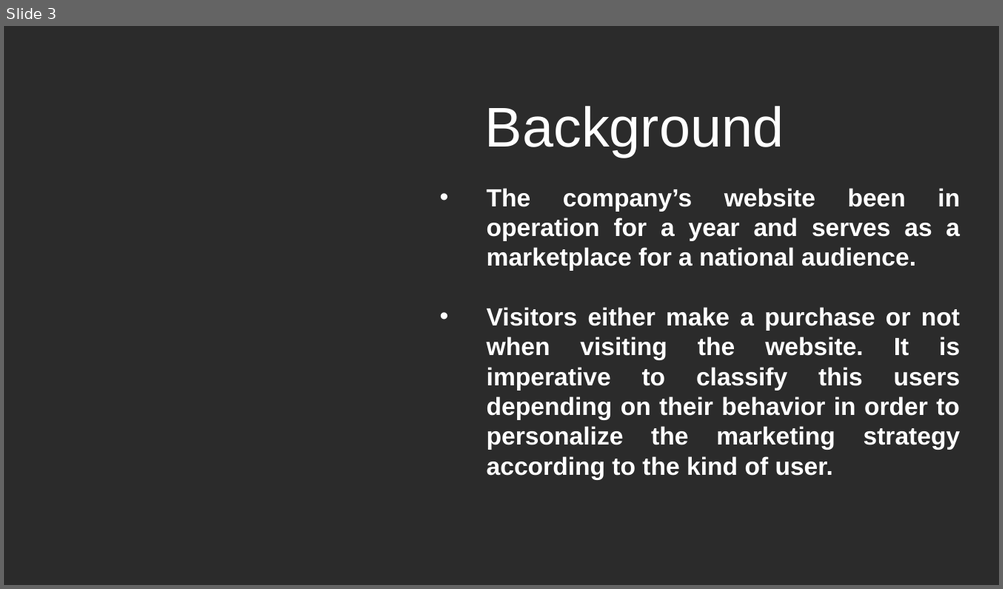
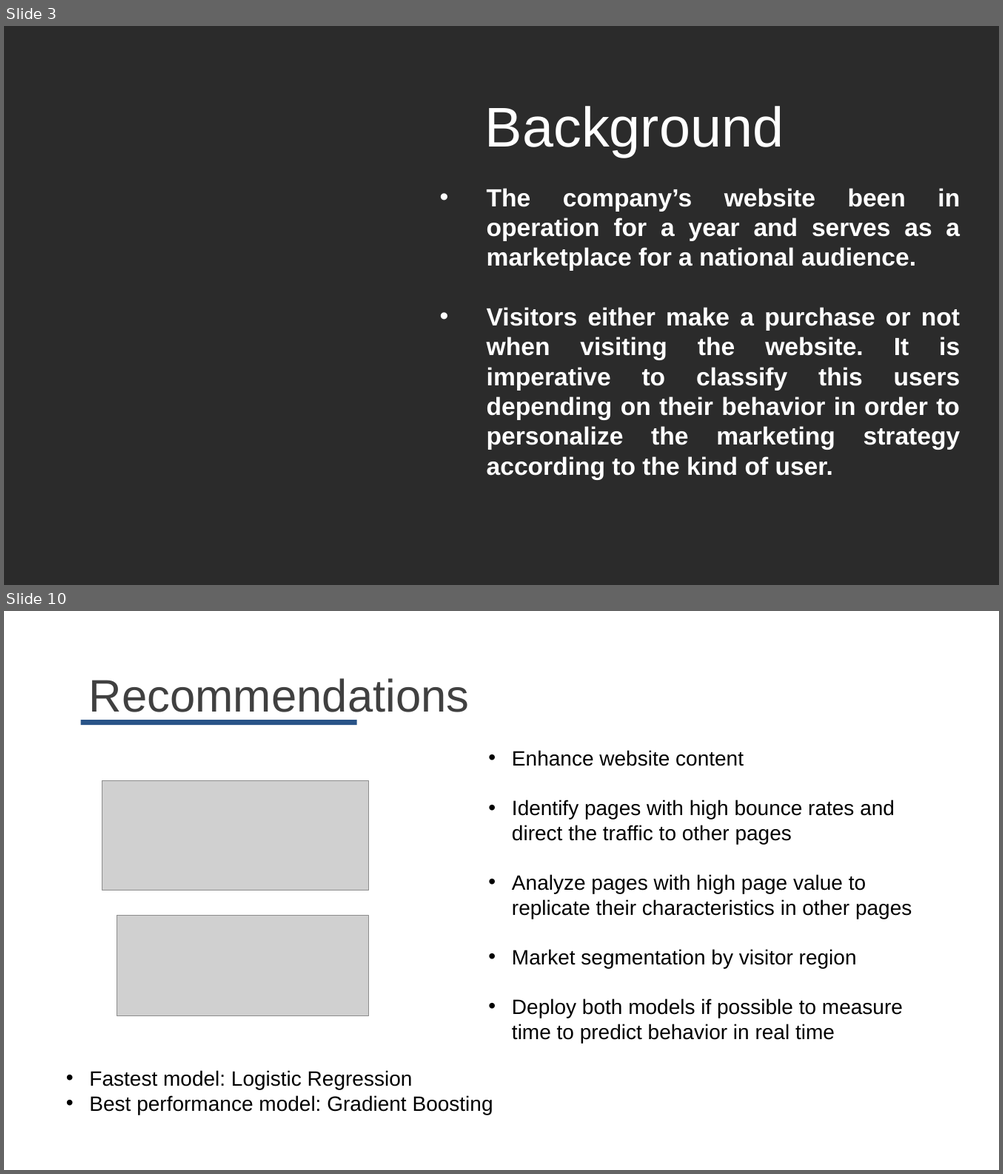
Before and after one commit to a123priya/dsc-mod-5-project-online-ds-pt-021119, a slide deck: presentation.pptx. Shown one above the other, each under a label of ours: slide 3 before the commit, slides 3 and 10 after it; the slides between them are not shown. The pictures are 1003x589 and 1003x1174 pixels, drawn with LibreOffice and Linux fonts; fonts in the diff are those of the drawing; grey boxes stand for pictures; background and template pictures are left out; a plain dark background stands for a picture behind light text. Boxes give left, top, right and bottom in pixels: in the first picture for what was removed or moved away, otherwise in the second. Text is boxed around its words. In the diff, an @@ line names an element or a change of style, - is before the commit and + after.

```diff
--- a/presentation.pptx
+++ b/presentation.pptx
@@ slide 10 added at (4, 611, 999, 1170), background #FFFFFF @@
@@ text added at (89, 678, 469, 721), 44 pt, text #404040 @@
+Recommendations
@@ rectangle added at (81, 720, 357, 725), fill #295488 @@
@@ text added at (512, 750, 911, 1043), 20 pt, text #000000 @@
+• Enhance website content
+• Identify pages with high bounce rates and direct the traffic to other pages
+• Analyze pages with high page value to replicate their characteristics in other pages
+• Market segmentation by visitor region
+• Deploy both models if possible to measure time to predict behavior in real time
@@ picture added at (102, 781, 369, 891) @@
@@ picture added at (116, 916, 369, 1017) @@
@@ text added at (89, 1071, 493, 1115), 20 pt, text #000000 @@
+• Fastest model: Logistic Regression
+• Best performance model: Gradient Boosting
```
Also in this commit, not shown: 4 slides changed, 5 other slides added, 5 slides removed, 4 other files.
